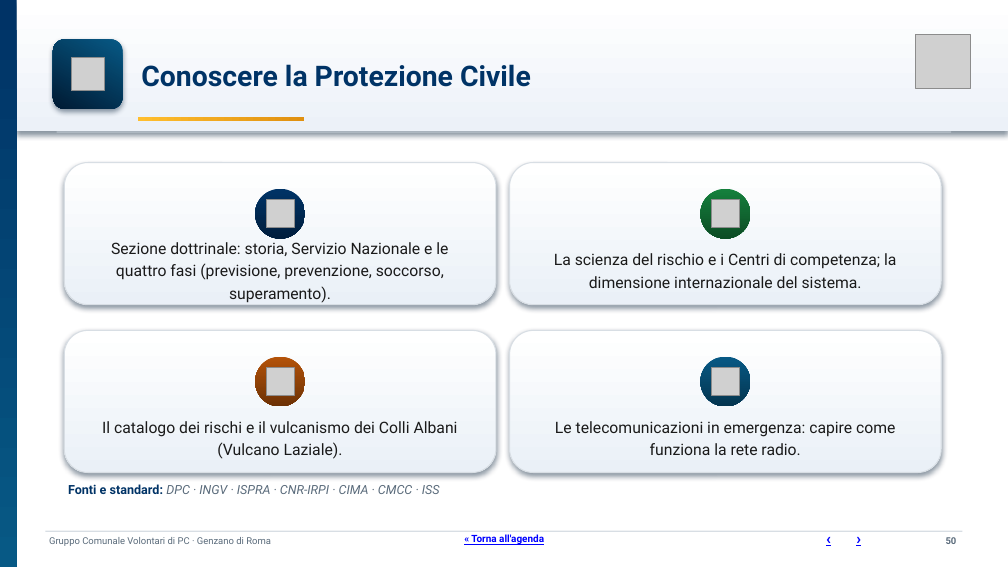
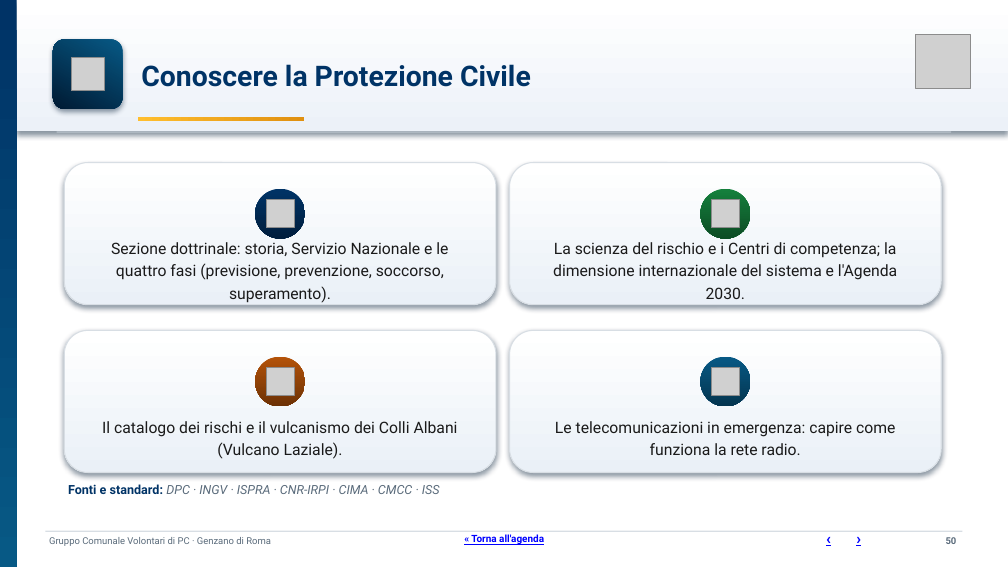
Before and after one commit to SviluppoItaliaDigitale/sito-pc-genzano, a slide deck: slide 50 of static/manuali/presentazione-struttura-sito.pptx. Drawn at 1008x567 pixels with LibreOffice and Linux fonts; fonts in the diff are those of the drawing; grey boxes stand for pictures. Boxes give left, top, right and bottom in pixels: in the first picture for what was removed or moved away, otherwise in the second. Text is boxed around its words. In the diff, an @@ line names an element or a change of style, - is before the commit and + after.

Commit message:
Agenda 2030 e protezione civile: pagina di raccordo e tre schede scolastiche
- Nuova pagina /conoscere/agenda-2030/: i traguardi 1.5, 3.d, 4.7, 11.5,
  11.b, 13.1 e 13.3, gli indicatori in comune con il Quadro di Sendai e i
  dati ISPRA IdroGEO di Genzano (consultati il 23/09/2026).
- Tre schede stampabili: primaria (La mia città sicura), secondaria di
  primo grado (Da Sendai a Genzano), secondaria di secondo grado (Leggere
  un indicatore). Collegate ai kit, al catalogo e ai pacchetti.
- Pagine docenti allineate sugli stessi traguardi (mancavano 1.5 e 4.7).
- Articolo del 13 ottobre: sezione su Sendai e Agenda 2030, corretti tre
  dati (obiettivo A senza percentuale, rendicontazione, formula del
  rischio), cover rigenerata col titolo attuale.
- Piano editoriale e deck di presentazione aggiornati.

```diff
--- a/static/manuali/presentazione-struttura-sito.pptx
+++ b/static/manuali/presentazione-struttura-sito.pptx
@@ text at <box>553,242,897,299</box>: text changed @@
-La scienza del rischio e i Centri di competenza; la dimensione internazionale del sistema.
+La scienza del rischio e i Centri di competenza; la dimensione internazionale del sistema e l'Agenda 2030.
```
Also in this commit, not shown: 24 other files.
